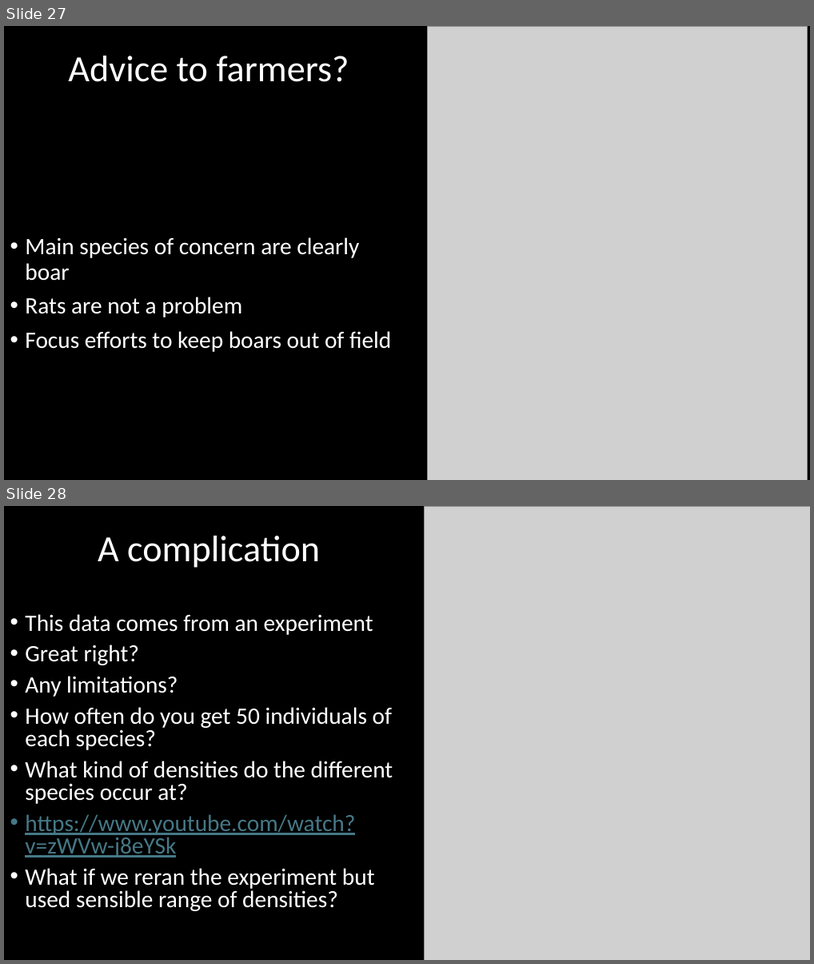
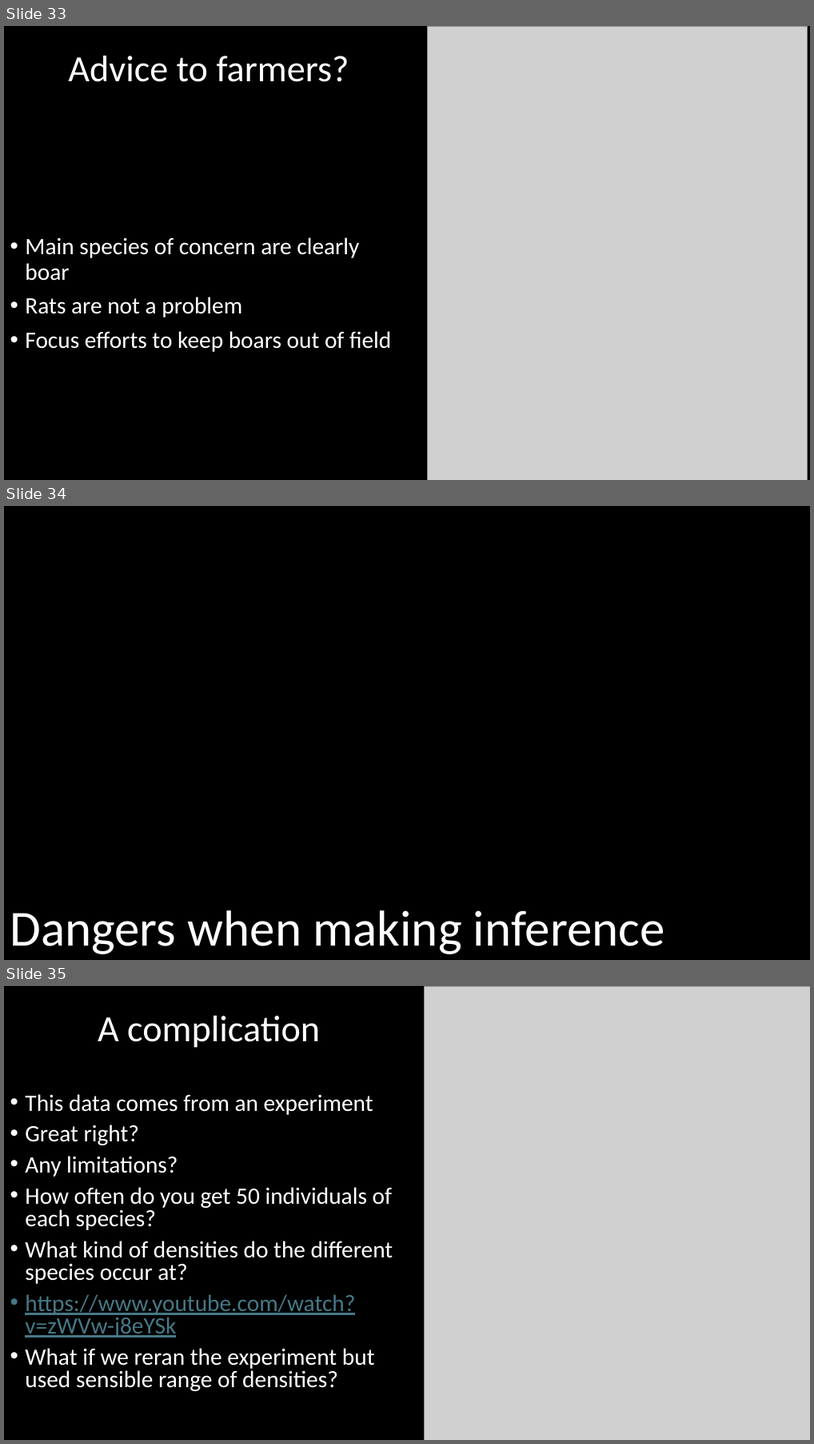
Before and after one commit to DeonRoos/stats-for-biologists, a slide deck: Lectures/Lecture 08.1 Interactions.pptx. Shown one above the other, each under a label of ours: slides 27 and 28 before the commit, slides 33, 34 and 35 after it. The pictures are 814x964 and 814x1444 pixels, drawn with LibreOffice and Linux fonts; fonts in the diff are those of the drawing; grey boxes stand for pictures. Boxes give left, top, right and bottom in pixels: in the first picture for what was removed or moved away, otherwise in the second. Text is boxed around its words. In the diff, an @@ line names an element or a change of style, - is before the commit and + after.

```diff
--- a/Lectures/Lecture 08.1 Interactions.pptx
+++ b/Lectures/Lecture 08.1 Interactions.pptx
@@ slide 34 added at (x1=4, y1=506, x2=810, y2=960), background #000000 @@
@@ title added at (x1=10, y1=910, x2=666, y2=954), 60 pt, text #FFFFFF @@
+Dangers when making inference
@@ what was slide 27 is now slide 33 @@
@@ what was slide 28 is now slide 35 @@
```
Also in this commit, not shown: 13 slides changed, 8 other slides added, 19 other files.
